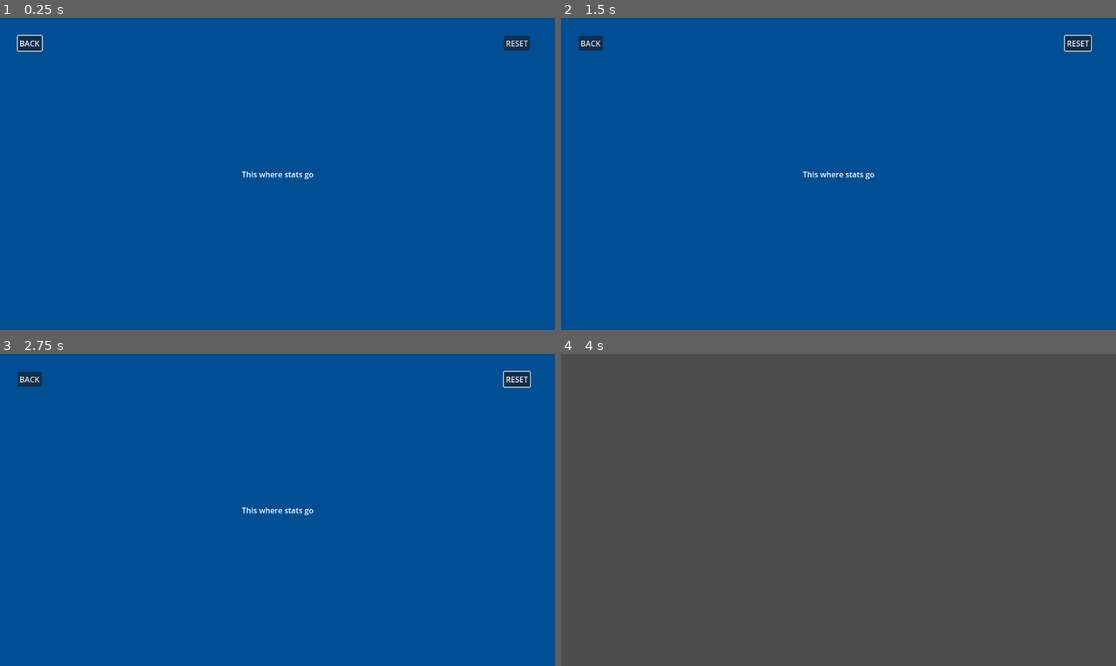
Above: before the commit, frames 1-4 (two rows, left to right).
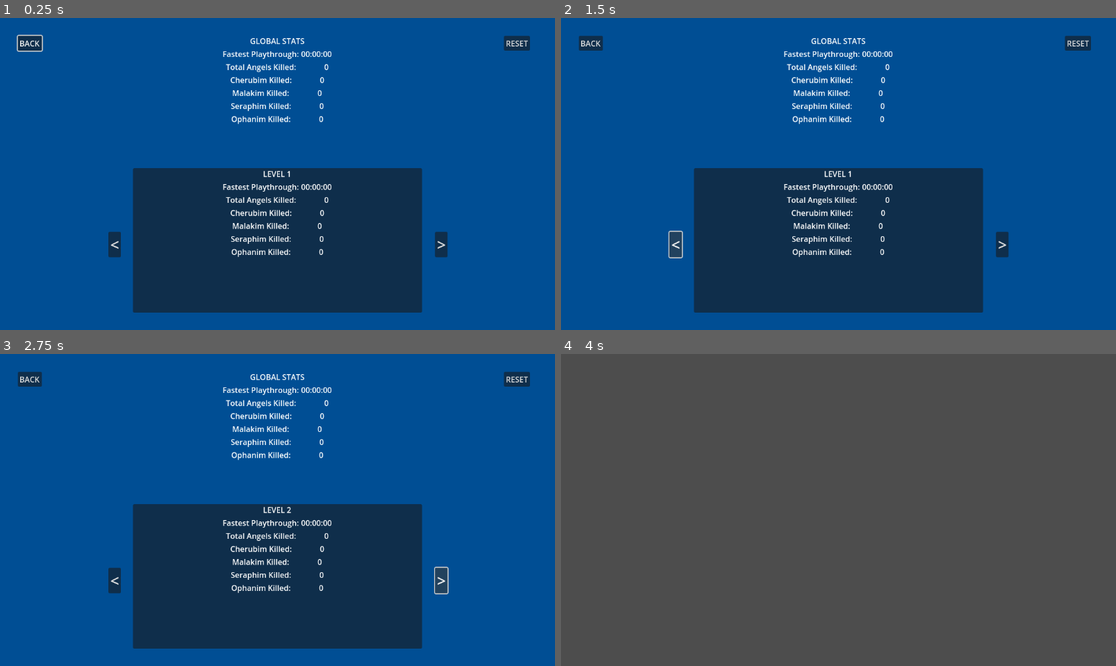
Above: after the commit, the same moments.

Repository: lucasrumney94/GodotGoneWild
Game: Godot game, scene res://UI/stats.tscn
Same seed, same stepped clock (60 frames per second), same inputs: the game is played once before the commit and once after it. This scene is started directly instead of the project's main scene. The engine's default icon, where the game draws it, is replaced by a stand-in: a white triangle on a blue panel in a dark square.
Inputs (mouse positions are in pixels of both pictures, inside the frame that each line leads up to):
- Up to frame 1 (0.25 s): no input
- Up to frame 2 (1.5 s): click "RESET" at 0.5 s; click (677, 245) at 1.25 s, where only the run after the commit has a clickable "<"
- Up to frame 3 (2.75 s): click (444, 581) at 2 s, where only the run after the commit has a clickable ">"
- Up to frame 4 (4 s): click "BACK" at 2.75 s; tap Enter at 3.5 s; move the mouse to (960, 494) at 3.52 s; hold D (move_right) from 3.53 s (still down); click (960, 494) at 3.6 s; tap Space (jump) at 3.77 s

The runs differ from the first frame. In frame 1, 26% of the frame differs, in the area x 19-81%, y 6-95%; in frame 2, 26%, in the area x 19-96%, y 5-95%; in frame 3, 26%; in frame 4, nothing differs.

Commit message:
Got some stats tracking and saving

Diff:
--- a/godot-wild-tower/Autoload/game_events.gd
+++ b/godot-wild-tower/Autoload/game_events.gd
@@ -2,6 +2,10 @@
 
 signal level_started
 signal level_finished
+
+#TODO this might not be the best place for this
+#update when we have some way of changing levels
+var current_level: int = 0
 
 
 func emit_level_started():
--- a/godot-wild-tower/Autoload/save_control.gd
+++ b/godot-wild-tower/Autoload/save_control.gd
@@ -34,22 +34,29 @@
 	file.store_var(blank_data)
 	save_data = blank_data.duplicate()
 	save_data_reset.emit()
+	save()
 
 
 func clear_achievement_data():
+	if !save_data.has("achievements"): return
+
 	old_data = save_data.duplicate()
 	var file = FileAccess.open(SAVE_FILE_PATH, FileAccess.WRITE)
 	save_data.erase("achievements")
 	file.store_var(save_data)
 	save_data_reset.emit()
+	save()
 
 
 func clear_stats_data():
+	if !save_data.has("stats"): return
+
 	old_data = save_data.duplicate()
 	var file = FileAccess.open(SAVE_FILE_PATH, FileAccess.WRITE)
 	save_data.erase("stats")
 	file.store_var(save_data)
 	save_data_reset.emit()
+	save()
 
 
 func check_achievement(achievement_id: String) -> bool:
--- a/godot-wild-tower/Objects/Enemies/death_component.gd
+++ b/godot-wild-tower/Objects/Enemies/death_component.gd
@@ -11,6 +11,7 @@
 	#for each, instantiate a RigidBody3D at their location
 	#add a child of type CollisionShape3D to the rb the size of mesh bounding box
 	explode_meshes(get_parent(), push_vector)
+	SaveControl.add_stat(GameEvents.current_level, "kill", enemy_type)
 	owner.queue_free()
 
 
--- a/godot-wild-tower/Scripts/constants.gd
+++ b/godot-wild-tower/Scripts/constants.gd
@@ -3,7 +3,14 @@
 
 enum EnemyType {
 	CHERUBIM,
-	ELOHIM,
+	MALAKIM,
 	SERAPHIM,
 	OPHANIM
 }
+
+
+static func format_time(seconds: float) -> String:
+	var minutes = floor(seconds / 60.0)
+	var remaining_seconds = floor(seconds - (minutes * 60))
+	var centiseconds = (seconds - (minutes * 60) - remaining_seconds) * 100
+	return ("%02d" % minutes) + ":" + ("%02d" % remaining_seconds) + ":" + ("%02d" % centiseconds)
--- /dev/null
+++ b/godot-wild-tower/UI/level_stats_container.gd
@@ -0,0 +1,11 @@
+extends PanelContainer
+
+
+func populate_stats(level_index: int):
+	%LevelLabel.text = "Level " + str(level_index + 1)
+	%FastestPlayLabel.text = Constants.format_time(SaveControl.get_stat(level_index, "time"))
+	%AngelsKilledLabel.text = str(SaveControl.get_stat(level_index, "kill"))
+	%CherubimKilledLabel.text = str(SaveControl.get_stat(level_index, "kill" + str(Constants.EnemyType.CHERUBIM)))
+	%MalakimKilledLabel.text = str(SaveControl.get_stat(level_index, "kill" + str(Constants.EnemyType.MALAKIM)))
+	%SeraphimKilledLabel.text = str(SaveControl.get_stat(level_index, "kill" + str(Constants.EnemyType.SERAPHIM)))
+	%OphanimKilledLabel.text = str(SaveControl.get_stat(level_index, "kill" + str(Constants.EnemyType.OPHANIM)))
--- /dev/null
+++ b/godot-wild-tower/UI/level_stats_container.tscn
@@ -0,0 +1,117 @@
+[gd_scene load_steps=2 format=3 uid="uid://bvvlygjue7a11"]
+
+[ext_resource type="Script" path="res://UI/level_stats_container.gd" id="1_8e00t"]
+
+[node name="LevelStatsContainer" type="PanelContainer"]
+custom_minimum_size = Vector2(600, 300)
+anchors_preset = 7
+anchor_left = 0.5
+anchor_top = 1.0
+anchor_right = 0.5
+anchor_bottom = 1.0
+offset_left = -20.0
+offset_top = -40.0
+offset_right = 20.0
+grow_horizontal = 2
+grow_vertical = 0
+script = ExtResource("1_8e00t")
+
+[node name="VBoxContainer" type="VBoxContainer" parent="."]
+layout_mode = 2
+
+[node name="LevelLabel" type="Label" parent="VBoxContainer"]
+unique_name_in_owner = true
+layout_mode = 2
+text = "Level 0"
+horizontal_alignment = 1
+uppercase = true
+
+[node name="HBoxContainer8" type="HBoxContainer" parent="VBoxContainer"]
+layout_mode = 2
+alignment = 1
+
+[node name="Label" type="Label" parent="VBoxContainer/HBoxContainer8"]
+layout_mode = 2
+text = "Fastest Playthrough:"
+
+[node name="FastestPlayLabel" type="Label" parent="VBoxContainer/HBoxContainer8"]
+unique_name_in_owner = true
+custom_minimum_size = Vector2(64, 0)
+layout_mode = 2
+text = "00:00:00"
+horizontal_alignment = 2
+
+[node name="HBoxContainer9" type="HBoxContainer" parent="VBoxContainer"]
+layout_mode = 2
+alignment = 1
+
+[node name="Label" type="Label" parent="VBoxContainer/HBoxContainer9"]
+layout_mode = 2
+text = "Total Angels Killed:"
+
+[node name="AngelsKilledLabel" type="Label" parent="VBoxContainer/HBoxContainer9"]
+unique_name_in_owner = true
+custom_minimum_size = Vector2(64, 0)
+layout_mode = 2
+text = "0"
+horizontal_alignment = 2
+
+[node name="HBoxContainer10" type="HBoxContainer" parent="VBoxContainer"]
+layout_mode = 2
+alignment = 1
+
+[node name="Label" type="Label" parent="VBoxContainer/HBoxContainer10"]
+layout_mode = 2
+text = "Cherubim Killed:"
+
+[node name="CherubimKilledLabel" type="Label" parent="VBoxContainer/HBoxContainer10"]
+unique_name_in_owner = true
+custom_minimum_size = Vector2(64, 0)
+layout_mode = 2
+text = "0"
+horizontal_alignment = 2
+
+[node name="HBoxContainer11" type="HBoxContainer" parent="VBoxContainer"]
+layout_mode = 2
+alignment = 1
+
+[node name="Label" type="Label" parent="VBoxContainer/HBoxContainer11"]
+layout_mode = 2
+text = "Malakim Killed:"
+
+[node name="MalakimKilledLabel" type="Label" parent="VBoxContainer/HBoxContainer11"]
+unique_name_in_owner = true
+custom_minimum_size = Vector2(64, 0)
+layout_mode = 2
+text = "0"
+horizontal_alignment = 2
+
+[node name="HBoxContainer12" type="HBoxContainer" parent="VBoxContainer"]
+layout_mode = 2
+alignment = 1
+
+[node name="Label" type="Label" parent="VBoxContainer/HBoxContainer12"]
+layout_mode = 2
+text = "Seraphim Killed:"
+
+[node name="SeraphimKilledLabel" type="Label" parent="VBoxContainer/HBoxContainer12"]
+unique_name_in_owner = true
+custom_minimum_size = Vector2(64, 0)
+layout_mode = 2
+text = "0"
+horizontal_alignment = 2
+
+[node name="HBoxContainer7" type="HBoxContainer" parent="VBoxContainer"]
+layout_mode = 2
+alignment = 1
+
+[node name="Label" type="Label" parent="VBoxContainer/HBoxContainer7"]
+layout_mode = 2
+text = "Ophanim Killed:"
+
+[node name="OphanimKilledLabel" type="Label" parent="VBoxContainer/HBoxContainer7"]
+unique_name_in_owner = true
+custom_minimum_size = Vector2(64, 0)
+layout_mode = 2
+text = "0"
+horizontal_alignment = 2
--- a/godot-wild-tower/UI/pause_menu.gd
+++ b/godot-wild-tower/UI/pause_menu.gd
@@ -50,4 +50,5 @@
 func on_quit_pressed():
 	#quit back to main menu
 	get_tree().paused = false
+	SaveControl.save()
 	get_tree().change_scene_to_file("res://Main/main_menu.tscn")
--- a/godot-wild-tower/UI/stats.gd
+++ b/godot-wild-tower/UI/stats.gd
@@ -1,11 +1,18 @@
 extends CanvasLayer
 
 signal closing
+
+var focused_level: int = 0
+#TODO this should probably be based on array of possible levels
+var level_max: int = 3
 
 
 func _ready():
 	%BackButton.pressed.connect(on_back_pressed)
 	%ResetButton.pressed.connect(on_reset_pressed)
+	%LevelLeftButton.pressed.connect(on_level_changed.bind(-1))
+	%LevelRightButton.pressed.connect(on_level_changed.bind(1))
+
 
 	populate_stats()
 
@@ -20,7 +27,7 @@
 func populate_stats():
 	#TODO get stats from SaveControl
 	#Fill out some shiz
-	pass
+	%LevelStatsContainer.populate_stats(focused_level)
 
 
 func on_back_pressed():
@@ -29,5 +36,12 @@
 
 
 func on_reset_pressed():
+	#TODO get confirmation
 	SaveControl.clear_stats_data()
 	populate_stats()
+
+
+func on_level_changed(dir: int):
+	focused_level += dir
+	focused_level = clampi(focused_level, 0, level_max)
+	%LevelStatsContainer.populate_stats(focused_level)
--- a/godot-wild-tower/UI/stats.tscn
+++ b/godot-wild-tower/UI/stats.tscn
@@ -1,6 +1,7 @@
-[gd_scene load_steps=2 format=3 uid="uid://cdt8805lofan4"]
+[gd_scene load_steps=3 format=3 uid="uid://cdt8805lofan4"]
 
 [ext_resource type="Script" path="res://UI/stats.gd" id="1_erpfg"]
+[ext_resource type="PackedScene" uid="uid://bvvlygjue7a11" path="res://UI/level_stats_container.tscn" id="2_icoln"]
 
 [node name="Stats" type="CanvasLayer"]
 layer = 10
@@ -23,21 +24,6 @@
 grow_vertical = 2
 color = Color(0, 0.305882, 0.580392, 1)
 
-[node name="Label" type="Label" parent="Control"]
-layout_mode = 1
-anchors_preset = 8
-anchor_left = 0.5
-anchor_top = 0.5
-anchor_right = 0.5
-anchor_bottom = 0.5
-offset_left = -20.0
-offset_top = -11.5
-offset_right = 20.0
-offset_bottom = 11.5
-grow_horizontal = 2
-grow_vertical = 2
-text = "This where stats go"
-
 [node name="BackButton" type="Button" parent="Control"]
 unique_name_in_owner = true
 layout_mode = 0
@@ -55,3 +41,138 @@
 offset_right = 1100.0
 offset_bottom = 68.0
 text = "RESET"
+
+[node name="GlobalStatsContainer" type="VBoxContainer" parent="Control"]
+custom_minimum_size = Vector2(600, 300)
+layout_mode = 1
+anchors_preset = 5
+anchor_left = 0.5
+anchor_right = 0.5
+offset_left = -300.0
+offset_top = 36.0
+offset_right = 300.0
+offset_bottom = 336.0
+grow_horizontal = 2
+
+[node name="Label" type="Label" parent="Control/GlobalStatsContainer"]
+layout_mode = 2
+text = "GLOBAL STATS"
+horizontal_alignment = 1
+
+[node name="HBoxContainer5" type="HBoxContainer" parent="Control/GlobalStatsContainer"]
+layout_mode = 2
+alignment = 1
+
+[node name="Label" type="Label" parent="Control/GlobalStatsContainer/HBoxContainer5"]
+layout_mode = 2
+text = "Fastest Playthrough:"
+
+[node name="FastestPlayLabel" type="Label" parent="Control/GlobalStatsContainer/HBoxContainer5"]
+unique_name_in_owner = true
+custom_minimum_size = Vector2(64, 0)
+layout_mode = 2
+text = "00:00:00"
+horizontal_alignment = 2
+
+[node name="HBoxContainer" type="HBoxContainer" parent="Control/GlobalStatsContainer"]
+layout_mode = 2
+alignment = 1
+
+[node name="Label" type="Label" parent="Control/GlobalStatsContainer/HBoxContainer"]
+layout_mode = 2
+text = "Total Angels Killed:"
+
+[node name="AngelsKilledLabel" type="Label" parent="Control/GlobalStatsContainer/HBoxContainer"]
+unique_name_in_owner = true
+custom_minimum_size = Vector2(64, 0)
+layout_mode = 2
+text = "0"
+horizontal_alignment = 2
+
+[node name="HBoxContainer2" type="HBoxContainer" parent="Control/GlobalStatsContainer"]
+layout_mode = 2
+alignment = 1
+
+[node name="Label" type="Label" parent="Control/GlobalStatsContainer/HBoxContainer2"]
+layout_mode = 2
+text = "Cherubim Killed:"
+
+[node name="CherubimKilledLabel" type="Label" parent="Control/GlobalStatsContainer/HBoxContainer2"]
+unique_name_in_owner = true
+custom_minimum_size = Vector2(64, 0)
+layout_mode = 2
+text = "0"
+horizontal_alignment = 2
+
+[node name="HBoxContainer3" type="HBoxContainer" parent="Control/GlobalStatsContainer"]
+layout_mode = 2
+alignment = 1
+
+[node name="Label" type="Label" parent="Control/GlobalStatsContainer/HBoxContainer3"]
+layout_mode = 2
+text = "Malakim Killed:"
+
+[node name="MalakimKilledLabel" type="Label" parent="Control/GlobalStatsContainer/HBoxContainer3"]
+unique_name_in_owner = true
+custom_minimum_size = Vector2(64, 0)
+layout_mode = 2
+text = "0"
+horizontal_alignment = 2
+
+[node name="HBoxContainer4" type="HBoxContainer" parent="Control/GlobalStatsContainer"]
+layout_mode = 2
+alignment = 1
+
+[node name="Label" type="Label" parent="Control/GlobalStatsContainer/HBoxContainer4"]
+layout_mode = 2
+text = "Seraphim Killed:"
+
+[node name="SeraphimKilledLabel" type="Label" parent="Control/GlobalStatsContainer/HBoxContainer4"]
+unique_name_in_owner = true
+custom_minimum_size = Vector2(64, 0)
+layout_mode = 2
+text = "0"
+horizontal_alignment = 2
+
+[node name="HBoxContainer6" type="HBoxContainer" parent="Control/GlobalStatsContainer"]
+layout_mode = 2
+alignment = 1
+
+[node name="Label" type="Label" parent="Control/GlobalStatsContainer/HBoxContainer6"]
+layout_mode = 2
+text = "Ophanim Killed:"
+
+[node name="OphanimKilledLabel" type="Label" parent="Control/GlobalStatsContainer/HBoxContainer6"]
+unique_name_in_owner = true
+custom_minimum_size = Vector2(64, 0)
+layout_mode = 2
+text = "0"
+horizontal_alignment = 2
+
+[node name="LevelStatsContainer" parent="Control" instance=ExtResource("2_icoln")]
+unique_name_in_owner = true
+layout_mode = 1
+offset_left = -300.0
+offset_top = -336.0
+offset_right = 300.0
+offset_bottom = -36.0
+
+[node name="LevelLeftButton" type="Button" parent="Control"]
+unique_name_in_owner = true
+layout_mode = 0
+offset_left = 225.0
+offset_top = 444.0
+offset_right = 251.0
+offset_bottom = 497.0
+theme_override_font_sizes/font_size = 32
+text = "<"
+
+[node name="LevelRightButton" type="Button" parent="Control"]
+unique_name_in_owner = true
+layout_mode = 0
+offset_left = 903.0
+offset_top = 444.0
+offset_right = 929.0
+offset_bottom = 497.0
+theme_override_font_sizes/font_size = 32
+text = ">"
